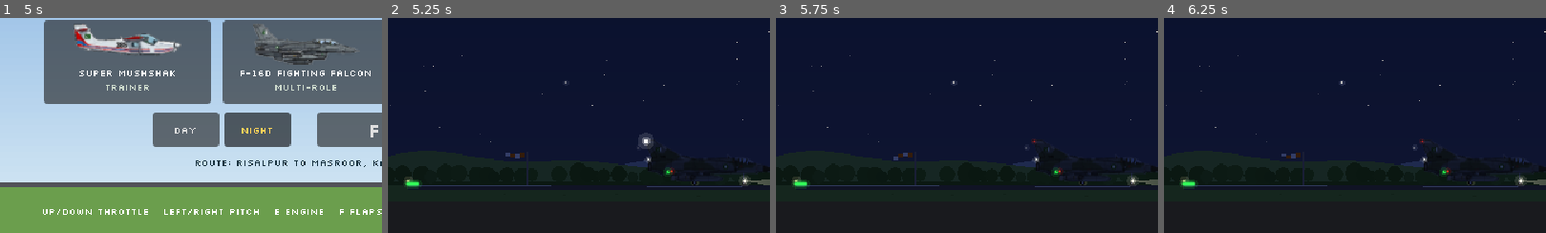
Above: before the commit, frames 1-4 (left to right).
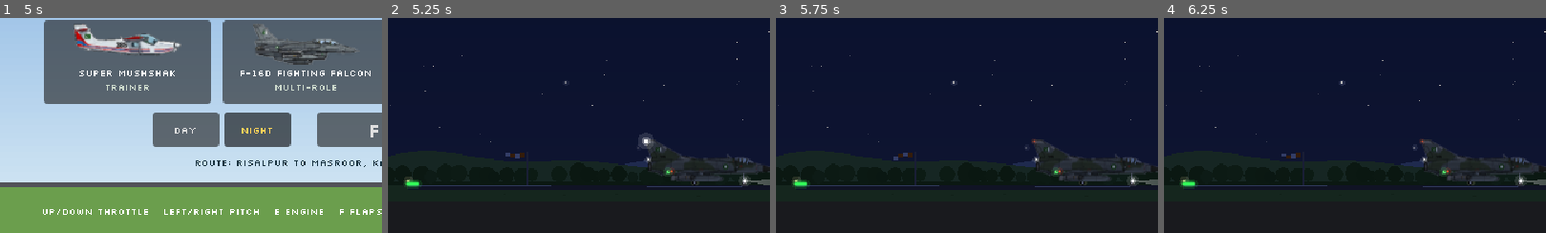
Above: after the commit, the same moments.

Repository: reachrazamair/Shaheen
Game: Godot game, scene res://scenes/ui/main_menu.tscn
Two runs of this game, one before a commit and one after it. Both use one fixed random seed, a clock stepped at 60 frames per second and the inputs below.
Inputs (mouse positions are % of the whole screen's width and height, from its top left):
- Up to frame 1 (5 s): click (57, 37) at 0.52 s; type "Alex" at 0.6 s; click (27, 60) at 1.27 s; click (50, 60) at 2.02 s; click (73, 60) at 2.77 s; click "DAY" at 3.5 s; click "NIGHT" at 4.25 s
- Up to frame 2 (5.25 s): click "FLY" at 5 s
- Up to frame 3 (5.75 s): no input
- Up to frame 4 (6.25 s): hold Left (pitch_up) from 5.78 s (still down); hold E (engine_toggle) from 5.78 s (still down); tap F (flaps_cycle) at 6.02 s
The pictures show only the part of the screen within x 10-60%, y 50-100%; the shares and areas given below are measured in that part.

Frame 1 is identical in both runs. In frame 2, 0.8% of the frame differs, in the area x 68-98%, y 57-78%; in frame 3, 0.9%, in the area x 67-98%, y 56-78%; in frame 4, 0.9%.

Commit message:
Auto lift-off and nose lowering on the roll; stronger fighter brakes; night visibility; bigger landmarks, new Mazar-e-Quaid; web export preset
- Nose wheel up at rotate speed: the aircraft rotates on to its takeoff attitude and flies off.
- Landing roll: the nose comes down by itself below 0.75 x rotate speed.
- Fighter brakes 0.45 -> 1.2 (F-16 stops in ~390 m).
- Night: aircraft brighter, afterburner flame at full brightness.
- Landmarks drawn larger; Mazar-e-Quaid redrawn with realistic proportions.
- export_presets.cfg (Web, threads off) and deploy.bat for Vercel.

Co-Authored-By: Claude Opus 5.5 <noreply@anthropic.com>

Diff:
--- a/data/aircraft/f16.tres
+++ b/data/aircraft/f16.tres
@@ -43,9 +43,12 @@
 rotate_start_fraction = 0.7
 takeoff_pitch_limit_deg = 15.0
 takeoff_limit_height_ft = 500.0
+auto_rotate_rate_deg_s = 4.0
+nose_down_fraction = 0.75
+derotate_rate_deg_s = 5.0
 max_ground_pitch_deg = 12.0
 rolling_friction = 0.02
-brake_strength = 0.45
+brake_strength = 1.2
 perfect_touchdown_fpm = 120.0
 good_touchdown_fpm = 250.0
 firm_touchdown_fpm = 400.0
--- a/data/aircraft/mirage5.tres
+++ b/data/aircraft/mirage5.tres
@@ -42,9 +42,12 @@
 rotate_start_fraction = 0.7
 takeoff_pitch_limit_deg = 15.0
 takeoff_limit_height_ft = 500.0
+auto_rotate_rate_deg_s = 4.0
+nose_down_fraction = 0.75
+derotate_rate_deg_s = 5.0
 max_ground_pitch_deg = 12.0
 rolling_friction = 0.02
-brake_strength = 0.45
+brake_strength = 1.2
 perfect_touchdown_fpm = 120.0
 good_touchdown_fpm = 250.0
 firm_touchdown_fpm = 400.0
--- a/data/aircraft/super_mushshak.tres
+++ b/data/aircraft/super_mushshak.tres
@@ -42,6 +42,9 @@
 rotate_start_fraction = 0.7
 takeoff_pitch_limit_deg = 20.0
 takeoff_limit_height_ft = 500.0
+auto_rotate_rate_deg_s = 4.0
+nose_down_fraction = 0.75
+derotate_rate_deg_s = 5.0
 max_ground_pitch_deg = 12.0
 rolling_friction = 0.03
 brake_strength = 0.9
--- a/scenes/aircraft/aircraft.gd
+++ b/scenes/aircraft/aircraft.gd
@@ -72,6 +72,8 @@
 var night_lights := false
 ## True from lift-off until the takeoff pitch limit height (see AircraftData).
 var takeoff_climb := false
+## True on the ground after a touchdown (nose comes down by itself when slow).
+var landing_roll := false
 ## G felt by the pilot (along the seat axis, 1 = level flight), smoothed.
 var g_load := 1.0
 ## 0..1 screen effects driven by g_load (see AircraftData "Pilot G effects").
@@ -153,6 +155,7 @@
 	gear_pos = 1.0
 	g_load = 1.0
 	takeoff_climb = false
+	landing_roll = false
 	blackout = 0.0
 	redout = 0.0
 	_prev_vel = Vector2.ZERO
@@ -237,17 +240,37 @@
 		# Optional nose-drop tendency while stalled (0 for both aircraft: the
 		# owner wants it to keep its attitude). The stick always works.
 		target_rate -= deg_to_rad(data.stall_nose_drop_deg_s)
+	var takeoff_attitude := deg_to_rad(data.max_ground_pitch_deg - 2.0)
+	if on_ground and not landing_roll and stick >= 0.0 and pitch > deg_to_rad(1.0) \
+			and speed >= rotate_ms and pitch < takeoff_attitude:
+		# Nose wheel off and at rotate speed: the aircraft keeps rotating to its
+		# takeoff attitude by itself and flies off (no endless wheelie).
+		target_rate = maxf(target_rate, deg_to_rad(data.auto_rotate_rate_deg_s))
 	pitch_rate = move_toward(pitch_rate, target_rate, deg_to_rad(data.pitch_accel_deg_s2) * delta)
+	var prev_pitch := pitch
 	pitch += pitch_rate * delta
 
 	if on_ground:
-		# The nose wheel can start to lift from rotate_start_fraction x rotate speed;
-		# the allowed nose-up grows to the tail-strike limit at rotate speed.
-		var start := rotate_ms * data.rotate_start_fraction
-		var allow := clampf((speed - start) / maxf(rotate_ms - start, 0.1), 0.0, 1.0)
-		var upper := deg_to_rad(data.max_ground_pitch_deg) * allow
+		var upper: float
+		var lower_rate := deg_to_rad(data.pitch_rate_deg_s)
+		if landing_roll:
+			# After touchdown on the main wheels the nose can be held off only
+			# while fast; below that it comes down gently by itself.
+			var down := rotate_ms * data.nose_down_fraction
+			var hold := clampf((speed - down) / maxf(rotate_ms * 0.15, 0.1), 0.0, 1.0)
+			upper = deg_to_rad(data.max_ground_pitch_deg) * hold
+			lower_rate = deg_to_rad(data.derotate_rate_deg_s)
+		else:
+			# The nose wheel can start to lift from rotate_start_fraction x rotate speed;
+			# the allowed nose-up grows to the tail-strike limit at rotate speed.
+			var start := rotate_ms * data.rotate_start_fraction
+			var allow := clampf((speed - start) / maxf(rotate_ms - start, 0.1), 0.0, 1.0)
+			upper = deg_to_rad(data.max_ground_pitch_deg) * allow
 		if pitch > upper:
-			pitch = maxf(upper, pitch - deg_to_rad(data.pitch_rate_deg_s) * delta)
+			# Above what the speed allows: the nose comes down at lower_rate,
+			# whatever the stick says.
+			pitch = maxf(upper, minf(pitch, prev_pitch - lower_rate * delta)) if prev_pitch > upper else upper
+			pitch_rate = minf(pitch_rate, 0.0)
 		if pitch < 0.0:
 			pitch = 0.0
 			pitch_rate = maxf(pitch_rate, 0.0)
@@ -291,6 +314,7 @@
 		if force.y > 0.0:
 			on_ground = false
 			takeoff_climb = true
+			landing_roll = false
 			lifted_off.emit()
 		else:
 			# Ground pushes back; friction and brakes scale with weight on the wheels.
@@ -314,6 +338,7 @@
 		pos_m.y = 0.0
 		velocity_m.y = 0.0
 		on_ground = true
+		landing_roll = true
 		stalled = false
 		touchdown_pitch = pitch
 		if pitch < 0.0:
@@ -735,16 +760,16 @@
 			n + Vector2(6, -hw), n + Vector2(-fl * 0.35, -hw * 1.1 + wob),
 			n + Vector2(-fl, wob * 2.0),
 			n + Vector2(-fl * 0.35, hw * 1.1 + wob), n + Vector2(6, hw),
-		]), l[2])
+		]), GameState.glow(l[2]))
 	# Shock diamonds.
 	var d_size := h * 0.22
 	for k in 4:
 		var d := n + Vector2(-length * (0.12 + 0.13 * k), 0)
 		var s := d_size * (1.0 - 0.15 * k)
 		draw_colored_polygon(PackedVector2Array([d + Vector2(s * 1.4, 0), d + Vector2(0, -s), d + Vector2(-s * 1.4, 0), d + Vector2(0, s)]),
-				Color(0.65, 0.85, 1.0, 0.85))
+				GameState.glow(Color(0.65, 0.85, 1.0, 0.85)))
 	# Glow around the nozzle.
-	draw_circle(n + Vector2(-2, 0), h * 0.75, Color(1.0, 0.6, 0.2, 0.25 * strength + 0.1))
+	draw_circle(n + Vector2(-2, 0), h * 0.75, GameState.glow(Color(1.0, 0.6, 0.2, 0.25 * strength + 0.1)))
 
 
 func _draw_placeholder(l: float, h: float) -> void:
--- a/scenes/flight/flight.gd
+++ b/scenes/flight/flight.gd
@@ -24,6 +24,9 @@
 @export var route_distance_m := 5000.0
 ## Sky gradient tint at night (top dark navy, faint glow at the horizon).
 @export var night_sky_tint := Color(0.07, 0.09, 0.2)
+## Night: the aircraft is multiplied by this on top of the night tint so it
+## stays visible (1 = as dark as the scenery).
+@export var night_aircraft_boost := Color(2.4, 2.1, 1.5)
 ## Where the aircraft starts, in metres from the departure runway threshold.
 @export var spawn_x_m := 60.0
 ## Seconds between the end of the flight and the result screen.
@@ -243,6 +246,8 @@
 	stars.set_anchors_preset(Control.PRESET_FULL_RECT)
 	$Sky.add_child(stars)
 	aircraft.night_lights = true
+	# Keep the aircraft readable: brighter than the dark world around it.
+	aircraft.modulate = night_aircraft_boost
 
 
 func _update_theme() -> void:
--- a/scenes/world/landmarks.gd
+++ b/scenes/world/landmarks.gd
@@ -17,6 +17,13 @@
 ## Landmarks sit this many px above the ground line so the tree layer in
 ## front doesn't hide their lower part (they're far away, near the horizon).
 @export var base_lift_px := 18.0
+
+## Each landmark is drawn this much larger than its base drawing (owner:
+## bigger and clearer). The tall tower is scaled less so it stays below the HUD.
+const SCALE := {
+	"sea": 1.0, "port_cranes": 1.5, "teen_talwar": 1.8, "bahria_icon": 1.3,
+	"mazar_e_quaid": 1.7, "masjid_e_tooba": 1.7, "skyline": 1.4,
+}
 
 ## [kind, offset_m]
 const LAYOUT := {
@@ -76,13 +83,16 @@
 		var x: float = it[1]
 		if it[0] == "sea" or x < left or x > right:
 			continue
+		var s: float = SCALE.get(it[0], 1.0)
+		draw_set_transform(Vector2(x, 0), 0.0, Vector2(s, s))
 		match it[0]:
-			"port_cranes": _port(x)
-			"teen_talwar": _teen_talwar(x)
-			"bahria_icon": _bahria_icon(x)
-			"mazar_e_quaid": _mazar(x)
-			"masjid_e_tooba": _tooba(x)
-			"skyline": _skyline(x, it[2])
+			"port_cranes": _port(0.0)
+			"teen_talwar": _teen_talwar(0.0)
+			"bahria_icon": _bahria_icon(0.0)
+			"mazar_e_quaid": _mazar(0.0)
+			"masjid_e_tooba": _tooba(0.0)
+			"skyline": _skyline(0.0, it[2])
+	draw_set_transform(Vector2.ZERO)
 
 
 # --- Helpers ---
@@ -163,30 +173,66 @@
 		draw_circle(Vector2(x + 1.5, -126), 2.5, _lamp(Color(1, 0.15, 0.1)))
 
 
-## Mazar-e-Quaid: white marble cube with tall pointed arches and a big dome,
-## on a terraced platform. Floodlit at night.
+## Mazar-e-Quaid: on a wide terraced platform, a square white marble block
+## (front face lit, side face in shade) with a tall pointed Moorish arch in a
+## recessed frame filled with the dark copper grille, a cornice, a short drum
+## and a tall, slightly pointed dome with a finial. Floodlit at night.
 func _mazar(x: float) -> void:
-	var marble := _c(Color(0.95, 0.95, 0.92))
-	var shadow := _c(Color(0.78, 0.8, 0.8))
-	var dark := _c(Color(0.45, 0.5, 0.52))
+	var marble := _c(Color(0.96, 0.96, 0.93))
+	var side := _c(Color(0.8, 0.82, 0.82))
+	var recess := _c(Color(0.86, 0.87, 0.86))
+	var grille := _c(Color(0.36, 0.33, 0.28))
+	var stone := _c(Color(0.78, 0.76, 0.72))
 	if _night():
-		marble = _lamp(Color(0.9, 0.9, 0.86))
-		shadow = _lamp(Color(0.62, 0.65, 0.66))
-	draw_rect(Rect2(x - 44, -4, 88, 4), shadow)           # platform
-	draw_rect(Rect2(x - 36, -7, 72, 3), shadow)
-	draw_rect(Rect2(x - 24, -37, 48, 30), marble)         # cube
-	draw_rect(Rect2(x - 24, -37, 48, 2), shadow)
-	# Tall pointed arch with its dark screen.
-	_poly([Vector2(x - 10, -7), Vector2(x + 10, -7), Vector2(x + 10, -24), Vector2(x, -33), Vector2(x - 10, -24)], shadow)
-	_poly([Vector2(x - 7, -7), Vector2(x + 7, -7), Vector2(x + 7, -23), Vector2(x, -29), Vector2(x - 7, -23)], dark)
-	# Dome: a raised, slightly pointed dome on a short drum.
-	draw_rect(Rect2(x - 15, -42, 30, 5), marble)
+		marble = _lamp(Color(0.92, 0.93, 0.9))
+		side = _lamp(Color(0.66, 0.69, 0.7))
+		recess = _lamp(Color(0.8, 0.82, 0.8))
+		grille = Color(0.2, 0.2, 0.18)
+	# Terraced platform with steps in front.
+	draw_rect(Rect2(x - 46, -3, 92, 3), stone)
+	draw_rect(Rect2(x - 38, -6, 76, 3), stone.lightened(0.08))
+	for k in 3:
+		draw_rect(Rect2(x - 8 + k, -3 - k, 16 - 2 * k, 1), stone.darkened(0.12))
+	# Block (wider than tall): front face (-26..14) and the side face in shade (14..22).
+	var top := -32.0
+	draw_rect(Rect2(x - 26, top, 40, 26), marble)
+	draw_colored_polygon(PackedVector2Array([Vector2(x + 14, -6), Vector2(x + 22, -8), Vector2(x + 22, top + 1), Vector2(x + 14, top)]), side)
+	# Recessed frame and the tall pointed arch with its grille.
+	var cx := x - 6.0
+	draw_rect(Rect2(cx - 12, top + 3, 24, 23), recess)
+	var arch := PackedVector2Array([Vector2(cx - 8, -6)])
+	for k in 9:
+		var a := PI * 0.5 * k / 8.0
+		arch.append(Vector2(cx - 8 + 8 * (1.0 - cos(a)) * 0.92, top + 12 - 7 * sin(a)))
+	arch.append(Vector2(cx, top + 4))           # pointed apex
+	for k in range(8, -1, -1):
+		var a := PI * 0.5 * k / 8.0
+		arch.append(Vector2(cx + 8 - 8 * (1.0 - cos(a)) * 0.92, top + 12 - 7 * sin(a)))
+	arch.append(Vector2(cx + 8, -6))
+	draw_colored_polygon(arch, grille)
+	for gy in range(int(top + 9), -6, 3):
+		draw_rect(Rect2(cx - 7, gy, 14, 1), grille.lightened(0.15))
+	draw_rect(Rect2(cx - 0.5, top + 7, 1, 19), grille.lightened(0.15))
+	# Cornice and drum.
+	var dx := x - 2.0                                   # dome centre (over the whole block)
+	draw_rect(Rect2(x - 28, top - 2, 52, 2), side)
+	draw_rect(Rect2(dx - 18, top - 5, 36, 3), marble)
+	# Dome: broad and rounded with a soft point; the right part in shade.
+	var base_y := top - 5.0
 	var dome := PackedVector2Array()
-	for k in 17:
-		var a := PI * k / 16.0
-		dome.append(Vector2(x - cos(a) * 16.0, -42.0 - sin(a) * 18.0 - (3.0 * sin(a) * sin(a) if k == 8 else 0.0)))
+	var shade := PackedVector2Array([Vector2(dx + 4, base_y), Vector2(dx + 4, base_y - 20.5)])
+	var steps := 24
+	for k in steps + 1:
+		var a := float(k) / steps * PI
+		var hw := -cos(a) * 17.0
+		var s := sin(a)
+		var h := pow(s, 0.75) * 19.0 + 3.0 * pow(s, 16.0)
+		dome.append(Vector2(dx + hw, base_y - h))
+		if hw >= 4.0:
+			shade.append(Vector2(dx + hw, base_y - h))
 	draw_colored_polygon(dome, marble)
-	draw_rect(Rect2(x - 1, -66, 2, 6), shadow)            # finial
+	draw_colored_polygon(shade, side)
+	draw_rect(Rect2(dx - 0.5, base_y - 27, 1, 5), stone.darkened(0.2))   # finial
 
 
 ## Masjid-e-Tooba: one wide, low dome and a single tall minaret.
--- a/scripts/data/aircraft_data.gd
+++ b/scripts/data/aircraft_data.gd
@@ -104,6 +104,14 @@
 ## Takeoff protection: from lift-off until takeoff_limit_height_ft the nose
 ## can't go above this pitch (no hanging vertical with no speed). Free after.
 @export var takeoff_pitch_limit_deg := 20.0
+## Takeoff roll: once the nose wheel is off and speed >= rotate speed, the
+## nose keeps coming up at this rate to the takeoff attitude (tail-strike
+## limit - 2 deg), so the aircraft flies off by itself.
+@export var auto_rotate_rate_deg_s := 4.0
+## Landing roll: below this fraction of rotate speed the nose can't be held
+## up any more and comes down gently at derotate_rate_deg_s.
+@export var nose_down_fraction := 0.75
+@export var derotate_rate_deg_s := 5.0
 @export var takeoff_limit_height_ft := 500.0
 ## Max nose-up on the ground before the tail would strike.
 @export var max_ground_pitch_deg := 12.0
Not shown, added: export_presets.cfg
Not shown, changed: CLAUDE.md
Not shown, added: deploy.bat
Not shown, changed: docs/DEPLOYMENT.md
Not shown, changed: docs/ROADMAP.md
